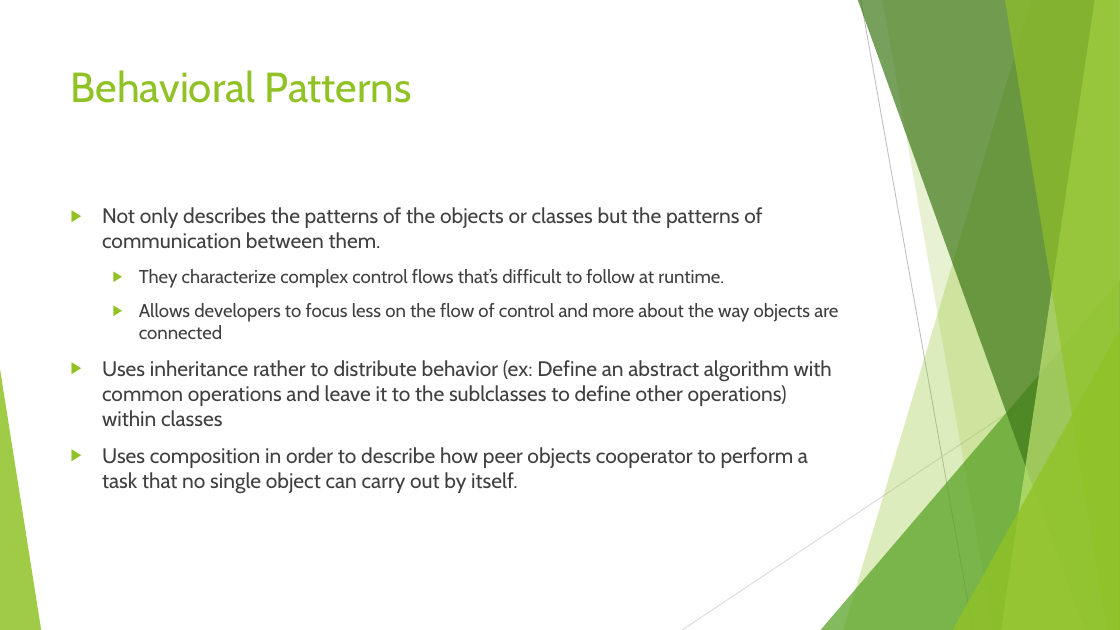
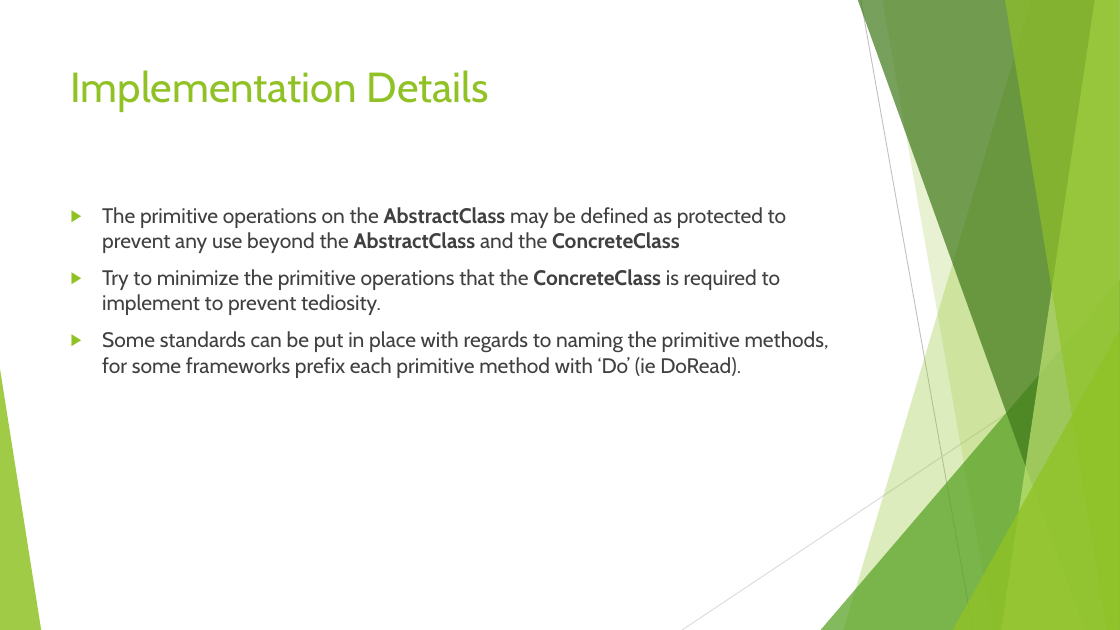
Before and after one commit to cmelende/Design-Patterns, a slide deck: slide 5 of Notes/Powerpoints/TemplateMethod.pptx (slide 3 before the commit). Drawn at 1120x630 pixels with LibreOffice and Linux fonts; fonts in the diff are those of the drawing. Boxes give left, top, right and bottom in pixels: in the first picture for what was removed or moved away, otherwise in the second. Text is boxed around its words. In the diff, an @@ line names an element or a change of style, - is before the commit and + after.

```diff
--- a/Notes/Powerpoints/TemplateMethod.pptx
+++ b/Notes/Powerpoints/TemplateMethod.pptx
@@ title at [71,70,489,112]: text changed @@
-Behavioral Patterns
+Implementation Details
@@ text at [102,207,829,378]: text changed @@
-▶ Not only describes the patterns of the objects or classes but the patterns of communication between them.
-  ▶ They characterize complex control flows that’s difficult to follow at runtime.
-  ▶ Allows developers to focus less on the flow of control and more about the way objects are connected
-▶ Uses inheritance rather to distribute behavior (ex: Define an abstract algorithm with common operations and leave it to the sublclasses to define other operations) within classes
-▶ Uses composition in order to describe how peer objects cooperator to perform a task that no single object can carry out by itself.
+▶ The primitive operations on the AbstractClass may be defined as protected to prevent any use beyond the AbstractClass and the ConcreteClass
+▶ Try to minimize the primitive operations that the ConcreteClass is required to implement to prevent tediosity.
+▶ Some standards can be put in place with regards to naming the primitive methods, for some frameworks prefix each primitive method with ‘Do’ (ie DoRead).
```
Also in this commit, not shown: 3 other slides changed, 1 slide added, 1 slide removed.
